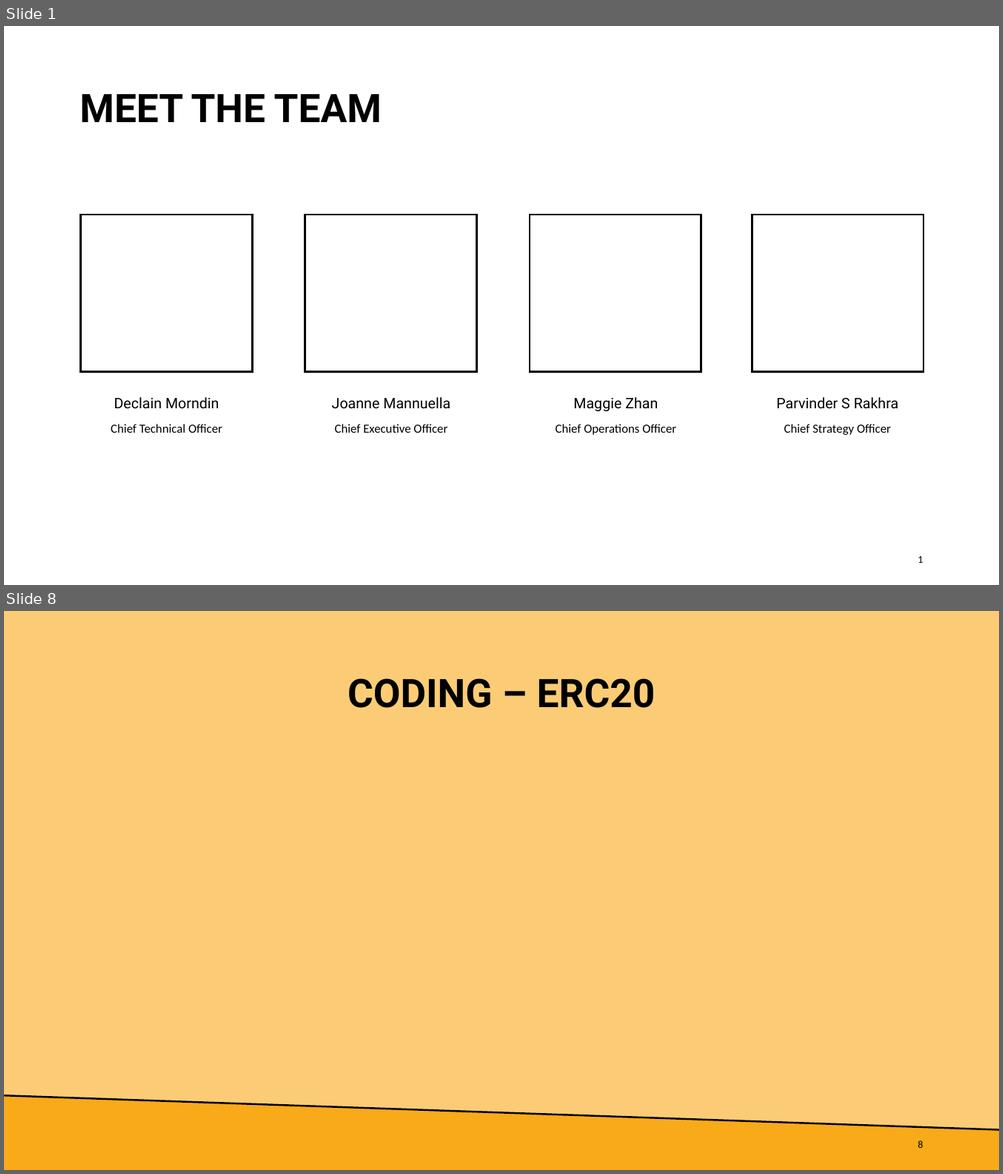
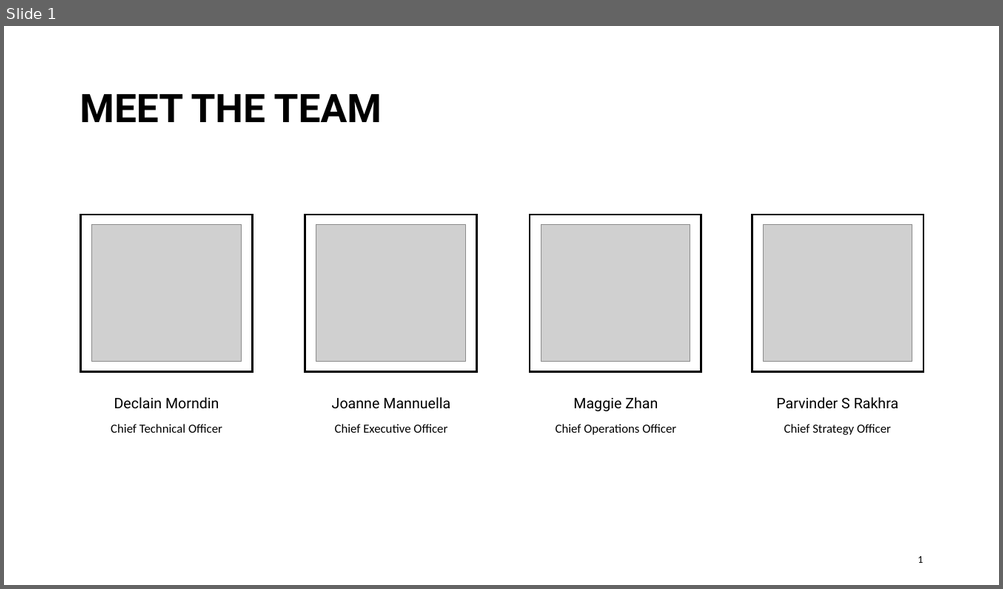
Before and after one commit to parvinderrakhra/Final_Project, a slide deck: BornToSurvive - BTS.pptx. Shown one above the other, each under a label of ours: slides 1 and 8 before the commit, slide 1 after it; the slides between them are not shown. The pictures are 1003x1174 and 1003x589 pixels, drawn with LibreOffice and Linux fonts; fonts in the diff are those of the drawing; grey boxes stand for pictures. Boxes give left, top, right and bottom in pixels: in the first picture for what was removed or moved away, otherwise in the second. Text is boxed around its words. In the diff, an @@ line names an element or a change of style, - is before the commit and + after.

```diff
--- a/BornToSurvive - BTS.pptx
+++ b/BornToSurvive - BTS.pptx
@@ slide 8 removed at [4, 611, 999, 1170], background #FBCC75 @@
@@ title removed at [347, 678, 655, 708] @@
-CODING – ERC20
@@ freeform shape removed at [4, 1096, 999, 1170] @@
@@ line removed from (4, 1096) to (999, 1130) @@
@@ page number removed at [917, 1141, 922, 1148] @@
-8
@@ slide 1 changed as well @@
@@ picture added at [92, 224, 242, 362] @@
@@ picture added at [316, 224, 466, 362] @@
@@ picture added at [540, 224, 690, 362] @@
@@ picture added at [762, 224, 912, 362] @@
```
Also in this commit, not shown: 8 other slides changed, 2 slides added, 2 other slides removed, 8 other files.
